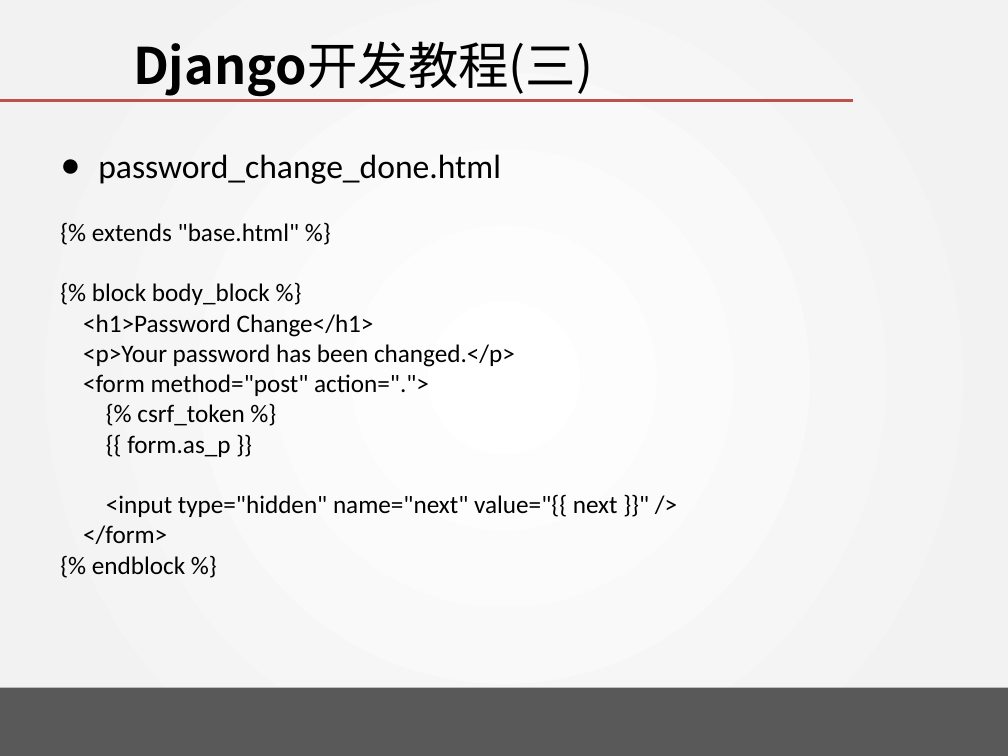
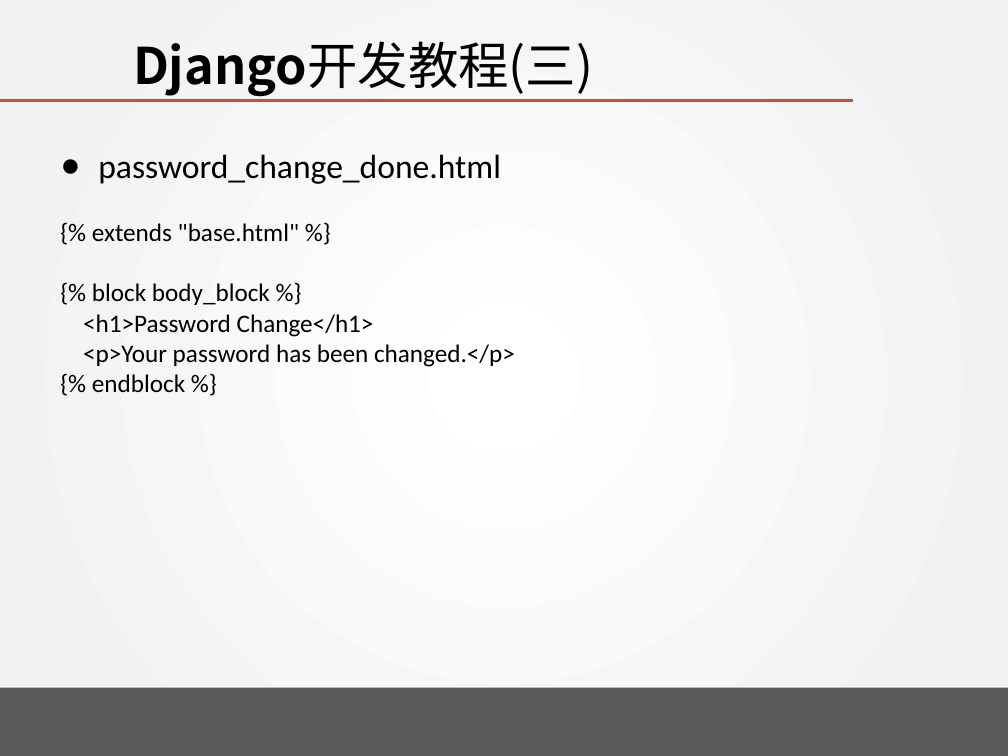
Before and after one commit to wangjin0818/Creative_Experiment, a slide deck: slide 50 of week 10/Tango with Django - III.pptx. Drawn at 1008x756 pixels with LibreOffice and Linux fonts; fonts in the diff are those of the drawing; background and template pictures are left out. Boxes give left, top, right and bottom in pixels: in the first picture for what was removed or moved away, otherwise in the second. Text is boxed around its words. In the diff, an @@ line names an element or a change of style, - is before the commit and + after.

```diff
--- a/week 10/Tango with Django - III.pptx
+++ b/week 10/Tango with Django - III.pptx
@@ text at [83, 374, 618, 544]: paragraphs removed @@
-<form method="post" action=".">
-{% csrf_token %}
-{{ form.as_p }}
-<input type="hidden" name="next" value="{{ next }}" />
-</form>
```
Also in this commit, not shown: 1 other file.
